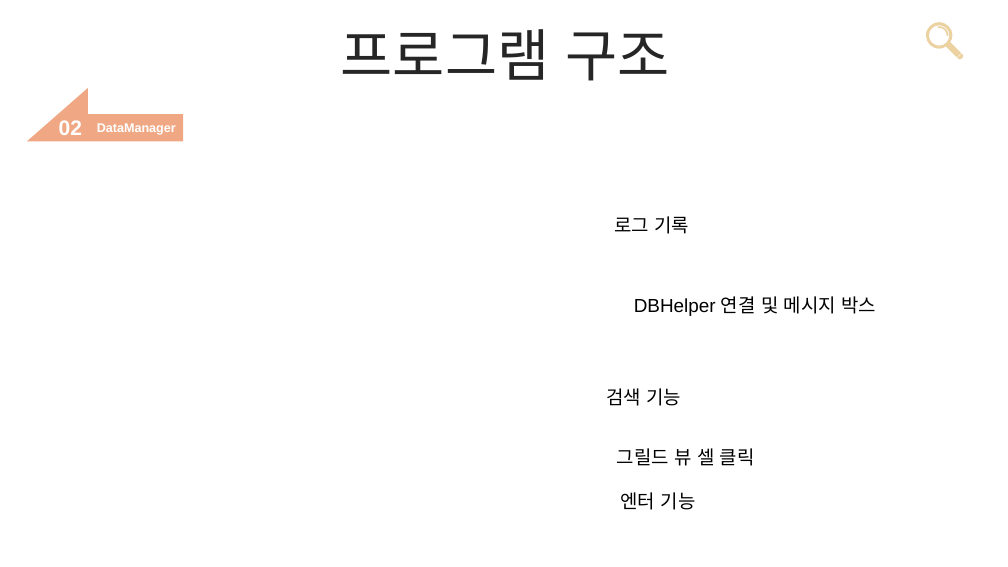
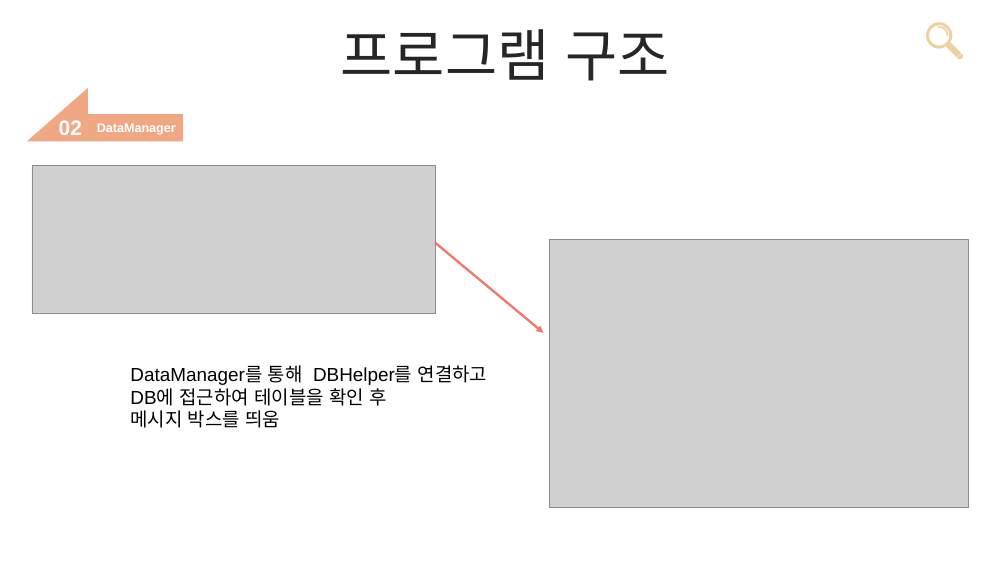
Before and after one commit to woorain20/2022-rainy, a slide deck: slide 10 of 이력서 참조/C# 병원관리 프로젝트.pptx. Drawn at 1008x567 pixels with LibreOffice and Linux fonts; fonts in the diff are those of the drawing; grey boxes stand for pictures. Boxes give left, top, right and bottom in pixels: in the first picture for what was removed or moved away, otherwise in the second. Text is boxed around its words. In the diff, an @@ line names an element or a change of style, - is before the commit and + after.

```diff
--- a/이력서 참조/C# 병원관리 프로젝트.pptx
+++ b/이력서 참조/C# 병원관리 프로젝트.pptx
@@ picture added at <box>32,166,435,314</box> @@
@@ text removed at <box>614,216,689,234</box> @@
-로그 기록
@@ arrow added from (436, 243) to (544, 333), #F0786E 2.25 pt @@
@@ picture added at <box>549,240,969,507</box> @@
@@ text removed at <box>634,296,876,316</box> @@
-DBHelper 연결 및 메시지 박스
@@ text added at <box>130,365,488,428</box>, 18 pt, text #000000 @@
+DataManager를 통해 DBHelper를 연결하고
+DB에 접근하여 테이블을 확인 후
+메시지 박스를 띄움
@@ text removed at <box>606,388,681,406</box> @@
-검색 기능
@@ text removed at <box>617,448,755,466</box> @@
-그릴드 뷰 셀 클릭
@@ text removed at <box>621,492,696,510</box> @@
-엔터 기능
```
Also in this commit, not shown: 2 other slides changed, 5 slides added, 29 slides removed, 27 other files.
